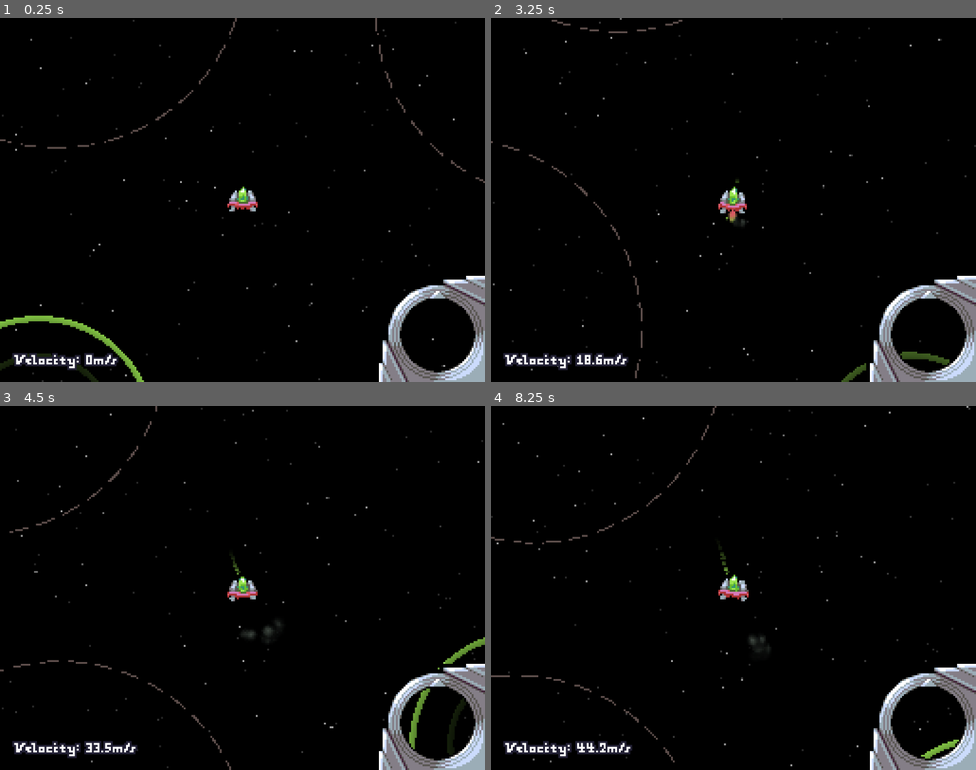
Above: before the commit, frames 1-4 (two rows, left to right).
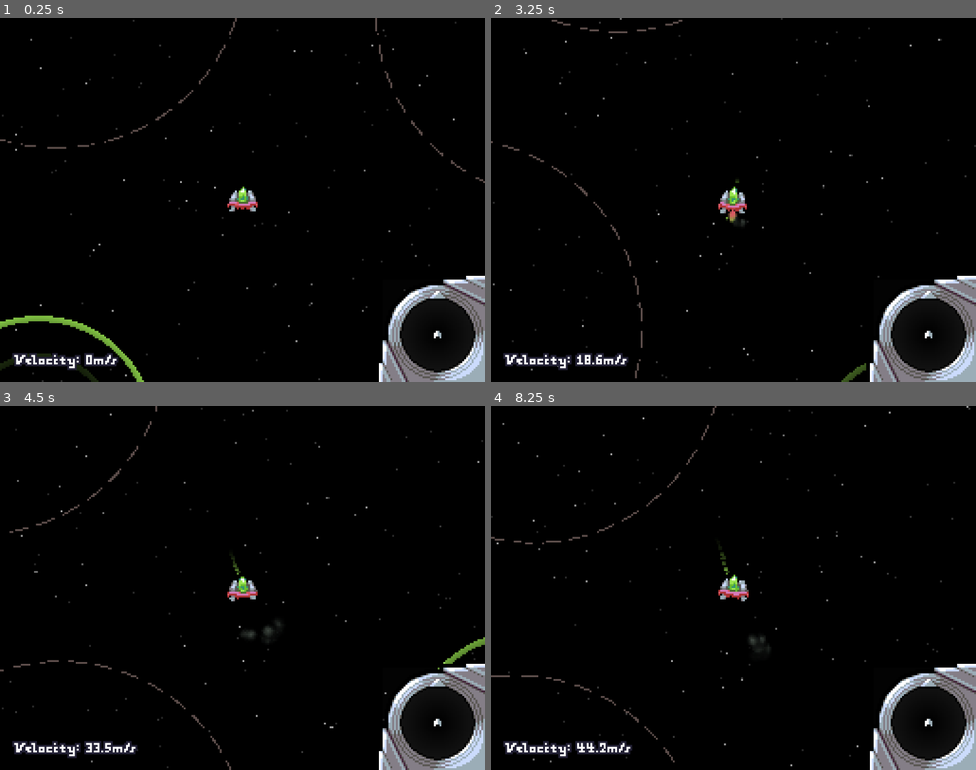
Above: after the commit, the same moments.

Repository: cyps8/CurdleJam34
Game: Godot game, scene res://Nodes/Scenes/game.tscn
The game is run twice, just before and just after one commit, with the same random seed, the same clock (stepped at 60 frames per second) and the same inputs.
Inputs:
- Up to frame 1 (0.25 s): no input
- Up to frame 2 (3.25 s): hold D (Right) 0.53-1.28 s; hold S (Down) 1.28-2.03 s; hold D (Right) 2.03-2.78 s; hold W (Up) from 2.78 s (still down)
- Up to frame 3 (4.5 s): release W (Up) at 3.53 s; hold A (Left) from 3.53 s (still down)
- Up to frame 4 (8.25 s): release A (Left) at 5.03 s; hold S (Down) 5.03-5.78 s; hold D (Right) 5.78-6.53 s; hold W (Up) 6.53-7.28 s; hold D (Right) 7.28-8.03 s; hold S (Down) from 8.03 s (still down)

The runs differ from the first frame. In frame 1, less than 0.1% of the frame differs, in the area x 89-92%, y 85-96%; in frame 2, 0.2%; in frame 3, 0.3%, in the area x 84-97%, y 77-95%; in frame 4, 0.2%.

Commit message:
[+Added] started work on map

Diff:
--- a/Nodes/Scenes/game.tscn
+++ b/Nodes/Scenes/game.tscn
@@ -19,6 +19,7 @@
 [ext_resource type="Script" path="res://Scripts/Game/Background.gd" id="11_ywbsh"]
 [ext_resource type="PackedScene" uid="uid://vmafb4yd374y" path="res://Nodes/stars.tscn" id="15_qh8a8"]
 [ext_resource type="Shader" path="res://Scripts/Shaders/Font.gdshader" id="16_8xe46"]
+[ext_resource type="Texture2D" uid="uid://dcdw2gjmyvgx1" path="res://Assets/Art/UI/MapIcons/Player.png" id="20_aryt4"]
 
 [sub_resource type="CircleShape2D" id="CircleShape2D_dods4"]
 radius = 49.2544
@@ -117,6 +118,17 @@
 [sub_resource type="ShaderMaterial" id="ShaderMaterial_q4u7p"]
 shader = ExtResource("16_8xe46")
 shader_parameter/color = Color(0.133333, 0.12549, 0.203922, 1)
+
+[sub_resource type="Gradient" id="Gradient_7taar"]
+offsets = PackedFloat32Array(0, 0.615385, 0.618462)
+colors = PackedColorArray(0, 0, 0, 1, 0.0962047, 0.0962048, 0.0962047, 1, 0.0978099, 0.0978099, 0.0978099, 0.125)
+
+[sub_resource type="GradientTexture2D" id="GradientTexture2D_v15jo"]
+gradient = SubResource("Gradient_7taar")
+width = 58
+height = 58
+fill = 1
+fill_from = Vector2(0.5, 0.5)
 
 [sub_resource type="ShaderMaterial" id="ShaderMaterial_40miq"]
 shader = ExtResource("16_8xe46")
@@ -323,7 +335,7 @@
 grow_vertical = 2
 theme = ExtResource("11_yrm1c")
 
-[node name="TextureRect" type="TextureRect" parent="Game/HUD"]
+[node name="Map" type="TextureRect" parent="Game/HUD"]
 layout_mode = 1
 anchors_preset = 3
 anchor_left = 1.0
@@ -336,6 +348,21 @@
 grow_vertical = 0
 texture = ExtResource("11_3ogp3")
 
+[node name="Back" type="TextureRect" parent="Game/HUD/Map"]
+show_behind_parent = true
+layout_mode = 0
+offset_left = 16.0
+offset_top = 16.0
+offset_right = 74.0
+offset_bottom = 74.0
+scale = Vector2(4, 4)
+texture = SubResource("GradientTexture2D_v15jo")
+
+[node name="Sprite2D" type="Sprite2D" parent="Game/HUD/Map"]
+position = Vector2(132, 132)
+scale = Vector2(4, 4)
+texture = ExtResource("20_aryt4")
+
 [node name="Speed" type="Label" parent="Game/HUD" groups=["Velocity"]]
 material = SubResource("ShaderMaterial_40miq")
 layout_mode = 0
Binary file added: Assets/Art/UI/MapIcons/Player.png
Not shown, added: Assets/Art/UI/MapIcons/Player.png.import
Not shown: 1 places in Nodes/Scenes/game.tscn that only renumber resources
